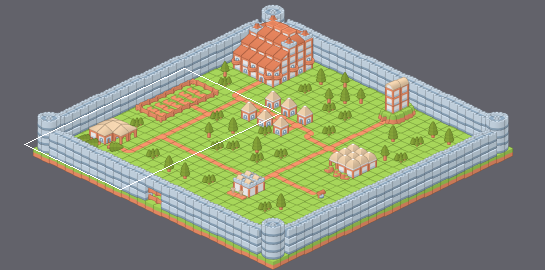
Two states of a Tiled map, assets/level/Map/Aldea.tmx. The first picture is a wide view before the edit; the outline marks the close-up.
Close-up. First the earlier version:
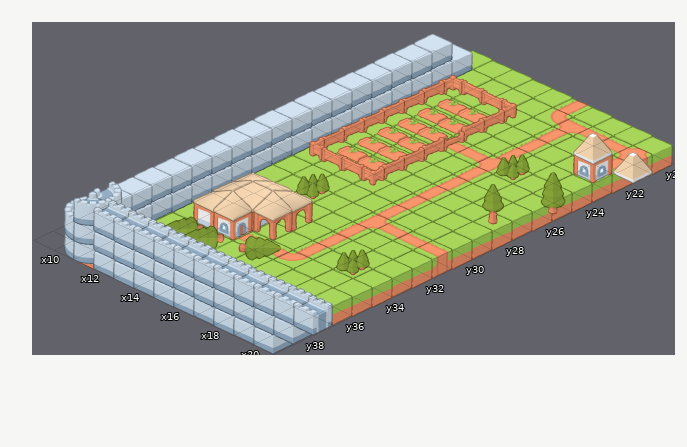
Cells are 232x110 px. Isometric: x runs down to the right, y down to the left. Shown: x 9..20, y 20..39.
After:
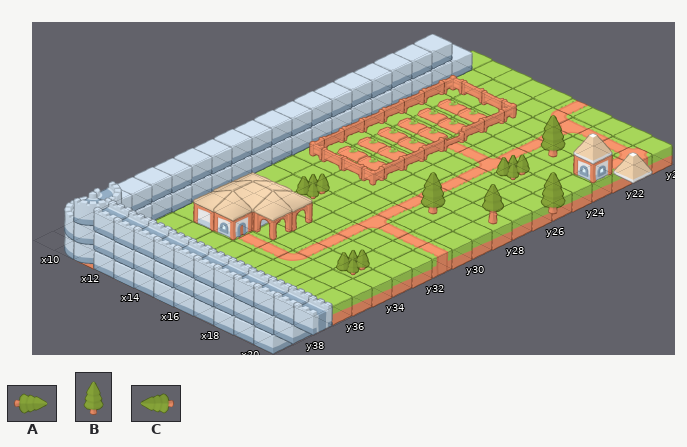
Key: from "Example": A 576 turned 90 "tree_pineLarge_E", B 578 "tree_pineLarge_S", C 579 turned 270 "tree_pineLarge_W".
_ is an empty cell, . an unchanged one.
Diff:
--- layer "CapaSpawn"
@@ x 17..17 @@
-22 _
+22 B
@@ x 17..17 @@
-28 _
+28 B
@@ x 12..15 @@
-35 ...A
-36 CC..
+35 ..._
+36 __..
Boxes around the changes in both close-ups, in picture pixels (x1, y1, x2, y2):
added: (540, 115, 566, 158)
added: (420, 172, 446, 215)
removed: (165, 216, 281, 261)
